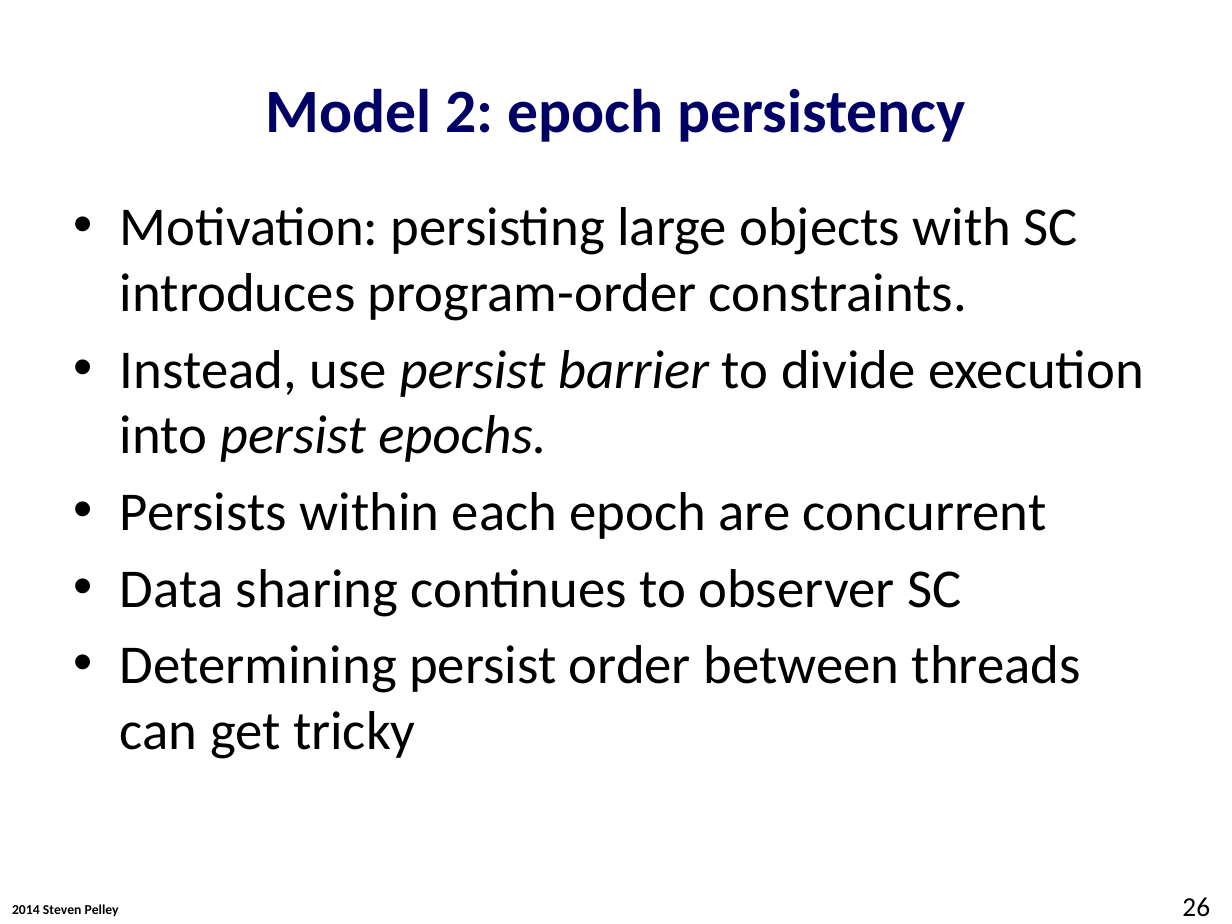
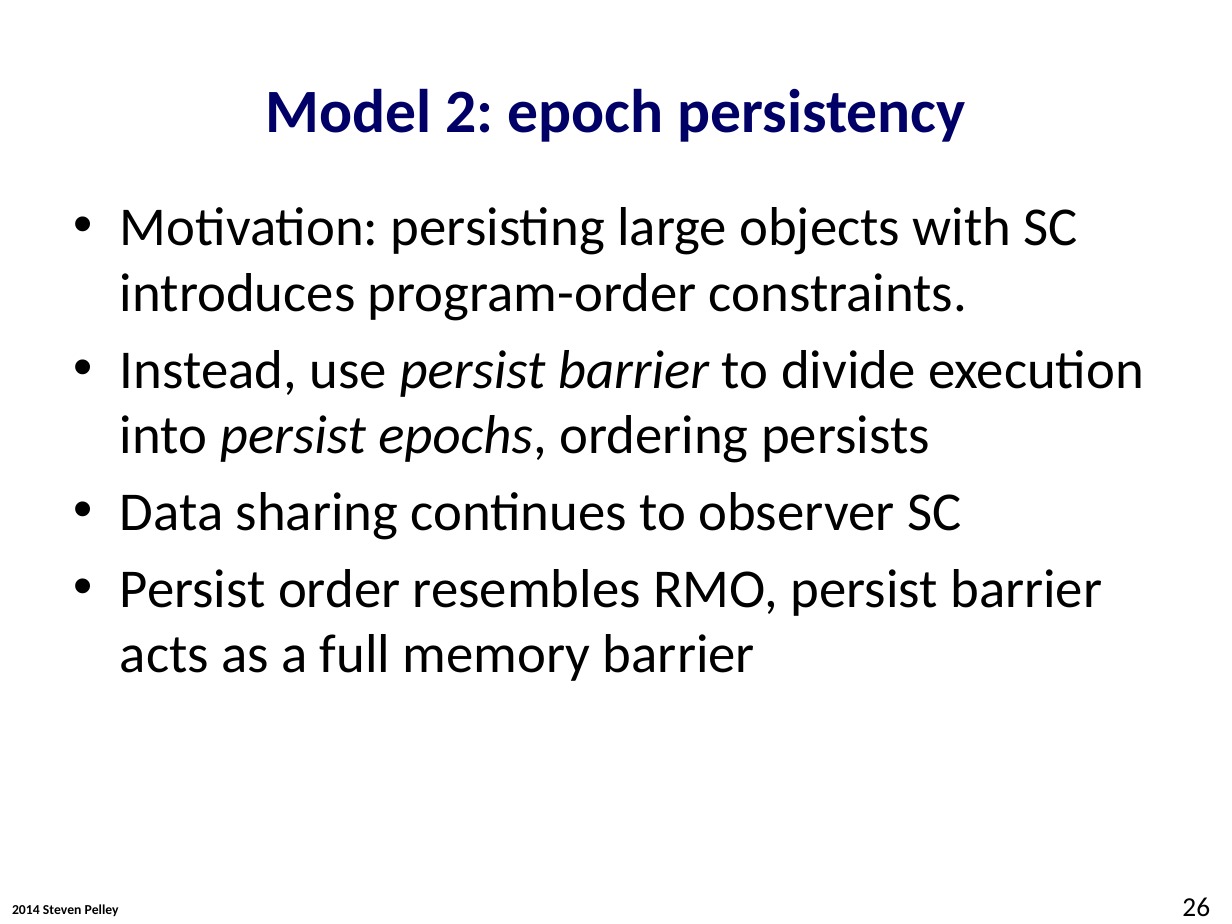
Before and after one commit to Abulila/dissertation, a slide deck: slide 26 of proposal/defense.pptx. Drawn at 1232x924 pixels with LibreOffice and Linux fonts; fonts in the diff are those of the drawing; background and template pictures are left out. Boxes give left, top, right and bottom in pixels: in the first picture for what was removed or moved away, otherwise in the second. Text is boxed around its words. In the diff, an @@ line names an element or a change of style, - is before the commit and + after.

```diff
--- a/proposal/defense.pptx
+++ b/proposal/defense.pptx
@@ text at (x1=120, y1=350, x2=1144, y2=463): text changed @@
-• Instead, use persist barrier to divide execution into persist epochs.
-• Persists within each epoch are concurrent
+• Instead, use persist barrier to divide execution into persist epochs, ordering persists
@@ text at (x1=120, y1=569, x2=1102, y2=681): text changed @@
-• Determining persist order between threads can get tricky
+• Persist order resembles RMO, persist barrier acts as a full memory barrier
```
Also in this commit, not shown: 4 other slides changed, 1 slide added, 1 slide removed.
